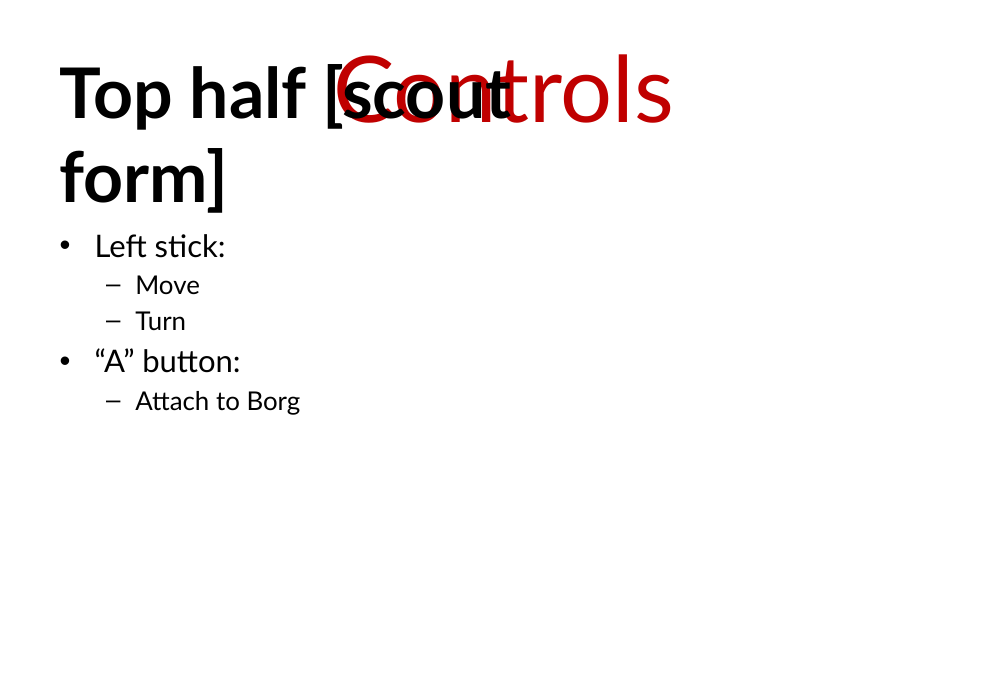
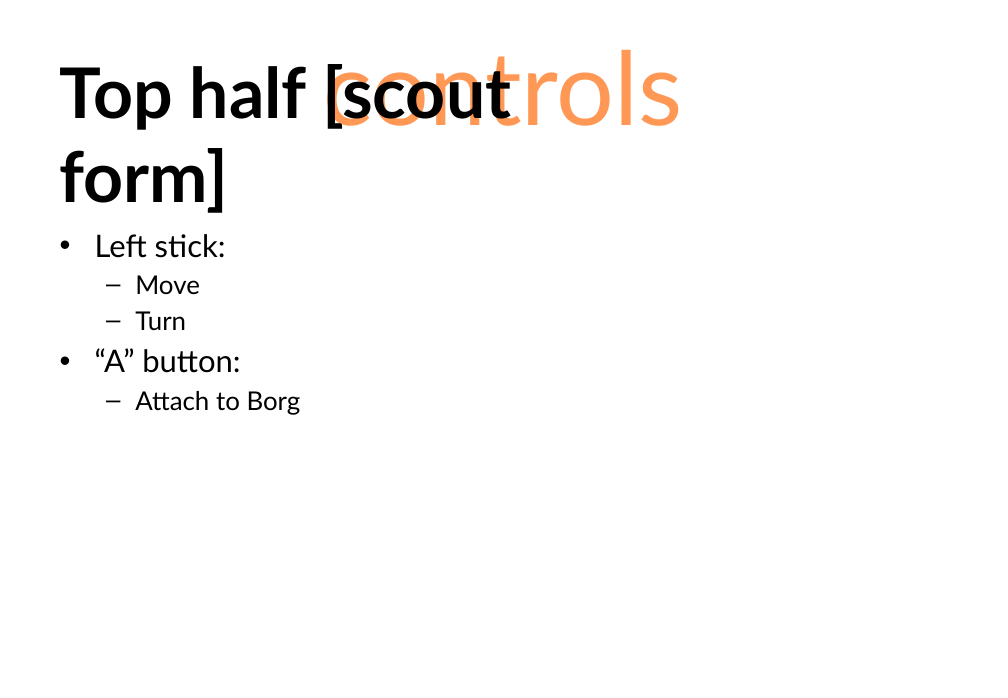
Before and after one commit to yaohongchunnz/PixelJam2014, a slide deck: slide 7 of Instructions.pptx. Drawn at 1008x698 pixels with LibreOffice and Linux fonts; fonts in the diff are those of the drawing. Boxes give left, top, right and bottom in pixels: in the first picture for what was removed or moved away, otherwise in the second. Text is boxed around its words. In the diff, an @@ line names an element or a change of style, - is before the commit and + after.

```diff
--- a/Instructions.pptx
+++ b/Instructions.pptx
@@ title at (323,50,683,129): text changed; size 71.1 to 79 pt; text colour #C00000 to gradient #9D4700 to #FF9856 to #FFF5F1 @@
-Controls
+controls
```
Also in this commit, not shown: 8 other slides changed, 1 slide added, 1 slide removed.
